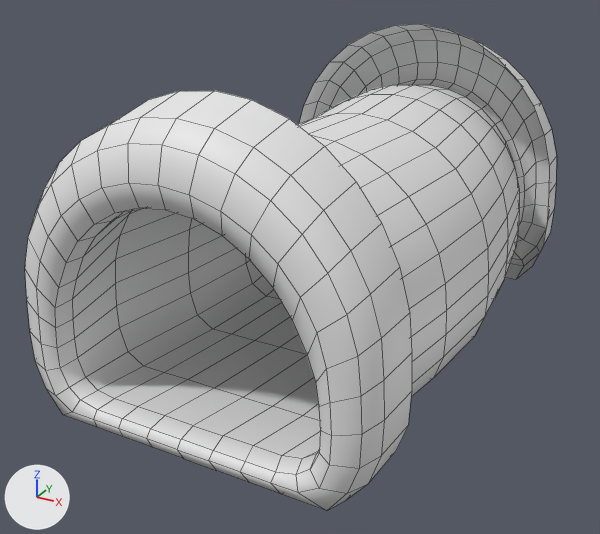
One commit to the FBX model Assets/ART/Meshes/MSH_Tunnel_C.fbx: the scene before it, then after it.
Before and after are seen from a 50 mm lens placed at (6.27, -12.71, 7.25), pointed at (-0.3, -0.77, 1.28). Every picture has the same lights, and +X, +Y and +Z are marked at lower left. The first picture is the older version. Mesh edges are drawn as thin lines. Where no turn or scale is listed for an object, it has been applied to the vertices.

The first picture shows 'MSH_Tunnel_C'.
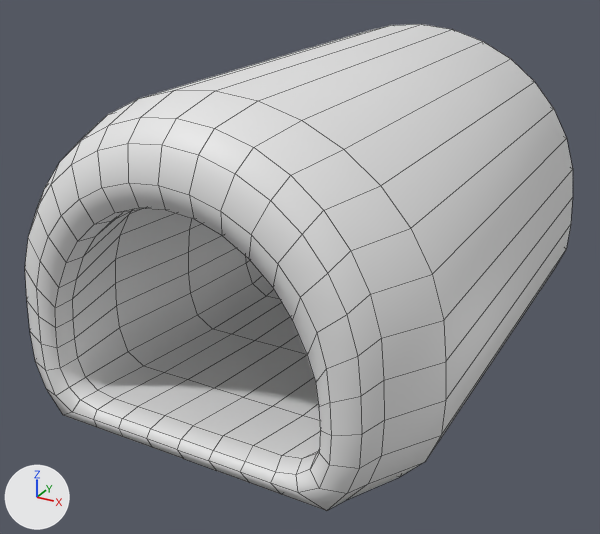
The change, as a list of edits to the scene's bpy script:
```text
Change me_cylinder_002:
    used by ob_msh_tunnel_c; location = (0.0, 0.0, 0.0)
    remove me_cylinder_002.from_pydata(...)  # 544 vertices, 512 faces; spans x -2.96..3.0, y -4.94..4.94, z -0.14..4.99
    add me_cylinder_002.from_pydata(...)  # 544 vertices, 544 faces; spans x -3.37..3.48, y -4.94..4.94, z -0.14..4.99
    me_cylinder_002 part 1
    4 vertices in x -0.56..-0.53, y -3.69..3.69, z -0.14..4.93 move by (-0.09, 0.0, 0.0)
    4 vertices in x -2.42..-2.39, y -3.69..3.69, z -0.14..3.58 move by (-0.38, 0.0, 0.0)
    4 vertices in x -2.91..-2.89, y -3.69..3.69, z 0.75..1.3 move by (-0.46, 0.0, 0.0)
    4 vertices in x -2.88..-2.82, y -3.69..3.69, z 1.87..2.44 move by (-0.45, 0.0, 0.0)
    4 vertices in x 1.15..1.24, y -3.69..3.69, z -0.14..4.75 move by (0.19, 0.0, 0.0)
    4 vertices in x 2.47..2.51, y -3.69..3.69, z -0.14..3.58 move by (0.39, 0.0, 0.0)
    38 vertices move from x -2.72..3.0, y -3.69..3.69, z -0.14..4.93 to x -3.15..3.48, y -3.69..3.69, z -0.14..4.93
    32 new faces join them
```

Boxes [x1, y1, x2, y2] around the edits, measured in the pictures (600 x 534 px; the box of a moved part takes in the faces that stretch with it):
'MSH_Tunnel_C', reshaped
    before: [25, 24, 556, 511]
    after: [25, 24, 573, 511]
part 1 of me_cylinder_002, moved or reshaped
    before: [86, 24, 556, 482]
    after: [76, 24, 573, 500]
